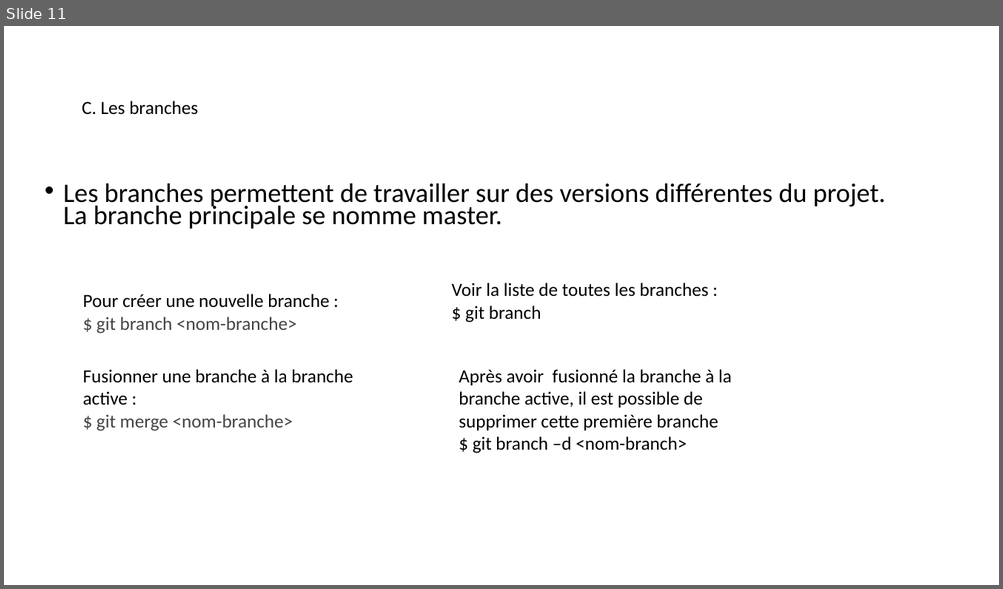
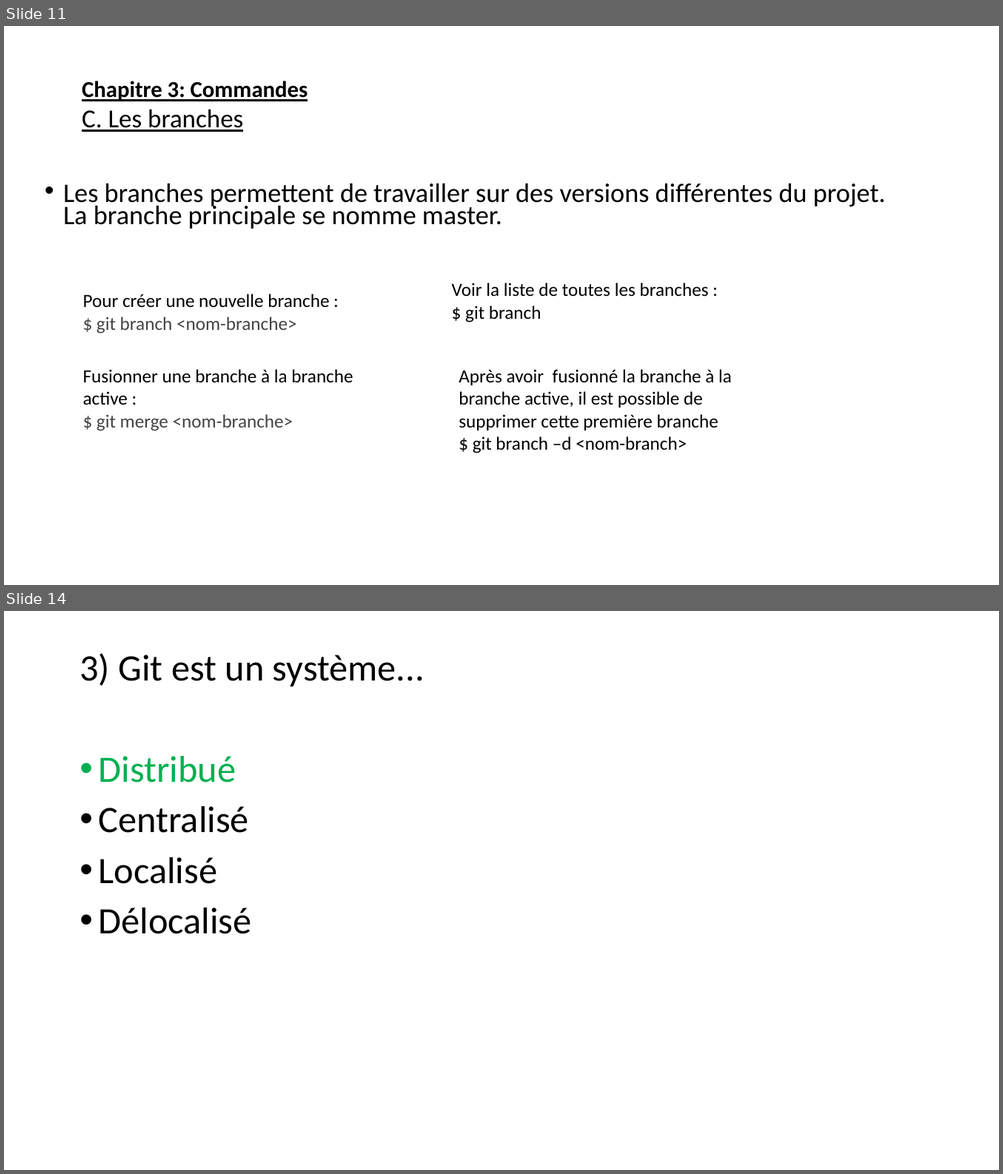
Before and after one commit to emdeo/absolute-knowledge, a slide deck: presentationGit.pptx. Shown one above the other, each under a label of ours: slide 11 before the commit, slides 11 and 14 after it; the slides between them are not shown. The pictures are 1003x589 and 1003x1174 pixels, drawn with LibreOffice and Linux fonts; fonts in the diff are those of the drawing. Boxes give left, top, right and bottom in pixels: in the first picture for what was removed or moved away, otherwise in the second. Text is boxed around its words. In the diff, an @@ line names an element or a change of style, - is before the commit and + after.

```diff
--- a/presentationGit.pptx
+++ b/presentationGit.pptx
@@ slide 14 added at [4, 611, 999, 1170], background #FFFFFF @@
@@ text added at [79, 653, 424, 934], 36 pt, text #000000 @@
+3) Git est un système...
+• Distribué
+• Centralisé
+• Localisé
+• Délocalisé
@@ slide 11 changed as well @@
@@ text at [82, 81, 308, 101]: paragraph added @@
+  Chapitre 3: Commandes
@@ text at [82, 109, 243, 132]: size 18 to 25 pt, underline on in "C. Les branches" @@
```
Also in this commit, not shown: 9 other slides changed, 19 other slides added.
